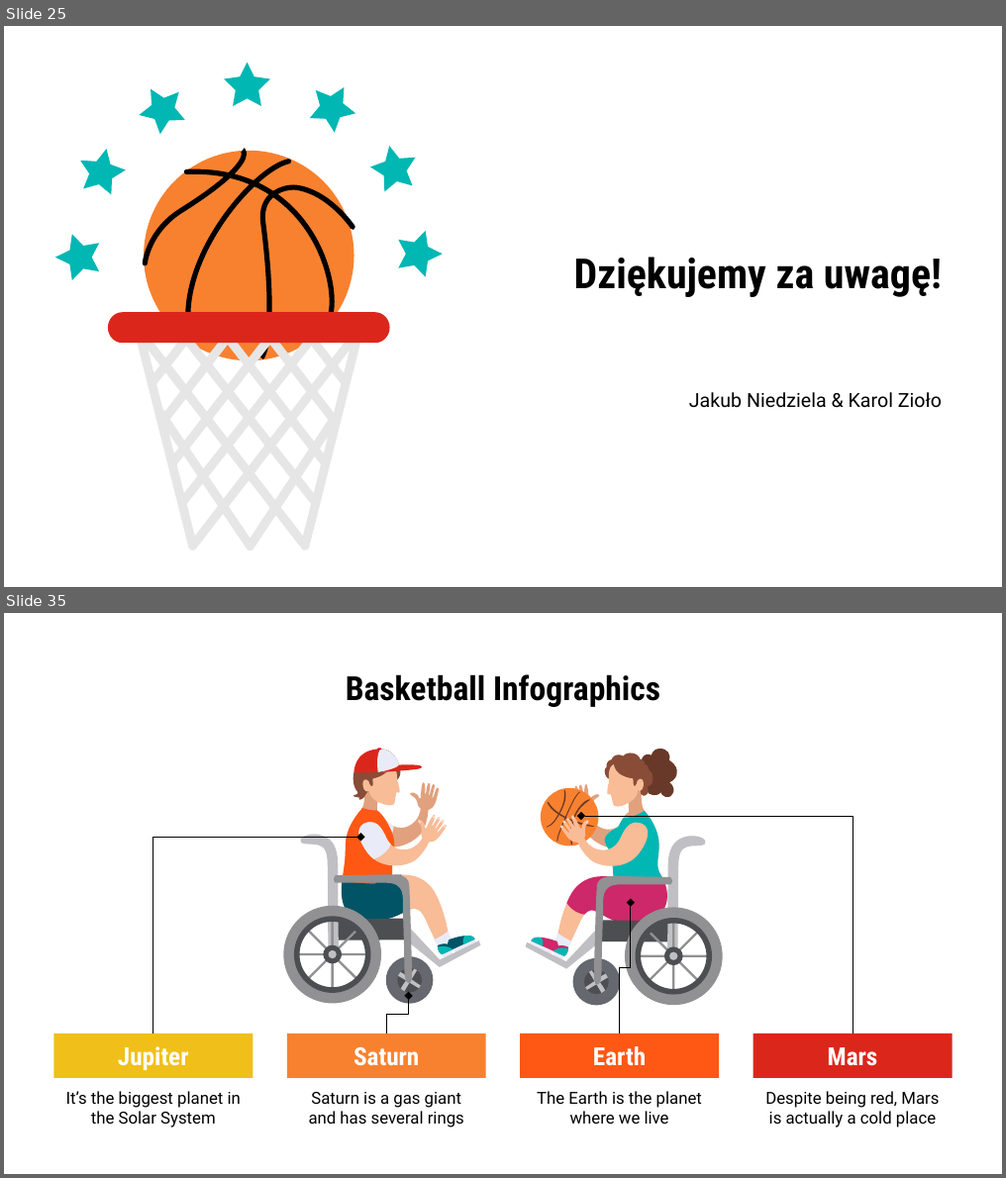
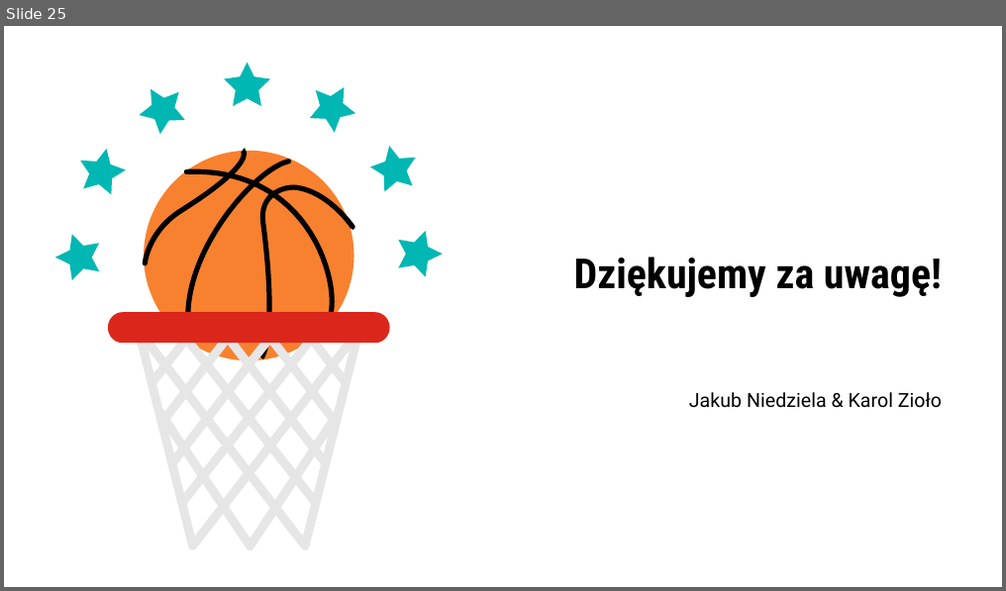
Before and after one commit to dukekush/AW, a slide deck: Prezentacja_AW.pptx. Shown one above the other, each under a label of ours: slides 25 and 35 before the commit, slide 25 after it; the slides between them are not shown. The pictures are 1006x1178 and 1006x591 pixels, drawn with LibreOffice and Linux fonts; fonts in the diff are those of the drawing. Boxes give left, top, right and bottom in pixels: in the first picture for what was removed or moved away, otherwise in the second. Text is boxed around its words. In the diff, an @@ line names an element or a change of style, - is before the commit and + after.

```diff
--- a/Prezentacja_AW.pptx
+++ b/Prezentacja_AW.pptx
@@ slide 35 removed at (4,613,1002,1174), background #FFFFFF @@
@@ title removed at (346,674,660,707) @@
-Basketball Infographics
@@ elbow arrow removed from (852, 1034) to (581, 816) @@
@@ elbow arrow removed from (153, 1034) to (361, 838) @@
@@ elbow arrow removed from (620, 1034) to (631, 902) @@
@@ group removed at (283,748,723,1005): 80 freeform shapes @@
@@ elbow arrow removed from (386, 1034) to (408, 996) @@
@@ rounded rectangle removed at (54,1034,252,1079) @@
-Jupiter
@@ rounded rectangle removed at (287,1034,486,1079) @@
-Saturn
@@ rounded rectangle removed at (520,1034,719,1079) @@
-Earth
@@ rounded rectangle removed at (753,1034,952,1079) @@
-Mars
@@ text removed at (66,1091,241,1128) @@
-It’s the biggest planet in the Solar System
@@ text removed at (309,1092,464,1128) @@
-Saturn is a gas giant and has several rings
@@ text removed at (537,1091,702,1124) @@
-The Earth is the planet where we live
@@ text removed at (765,1091,939,1128) @@
-Despite being red, Mars is actually a cold place
```
Also in this commit, not shown: 30 other slides removed, 1 other file.
